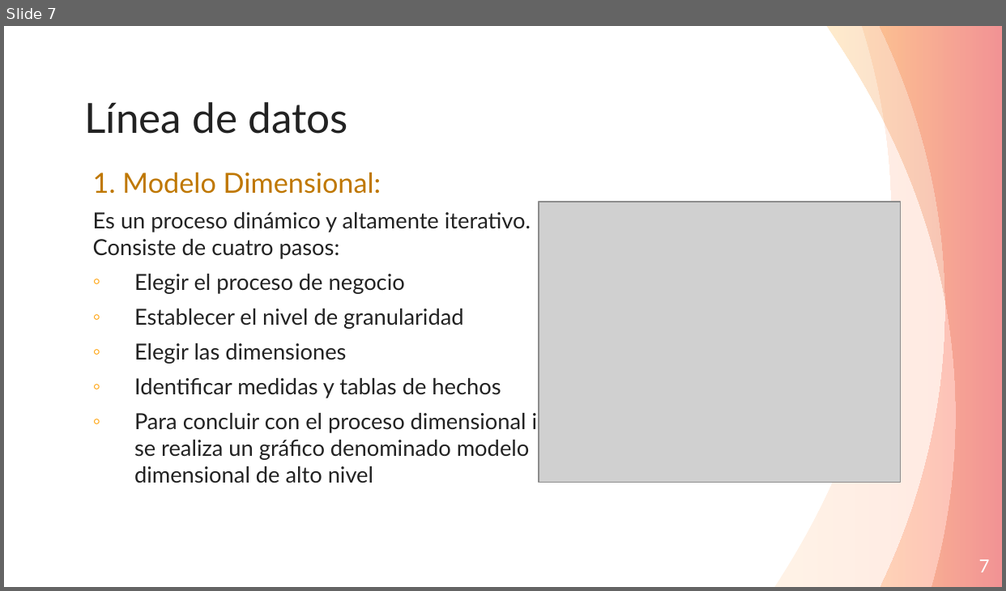
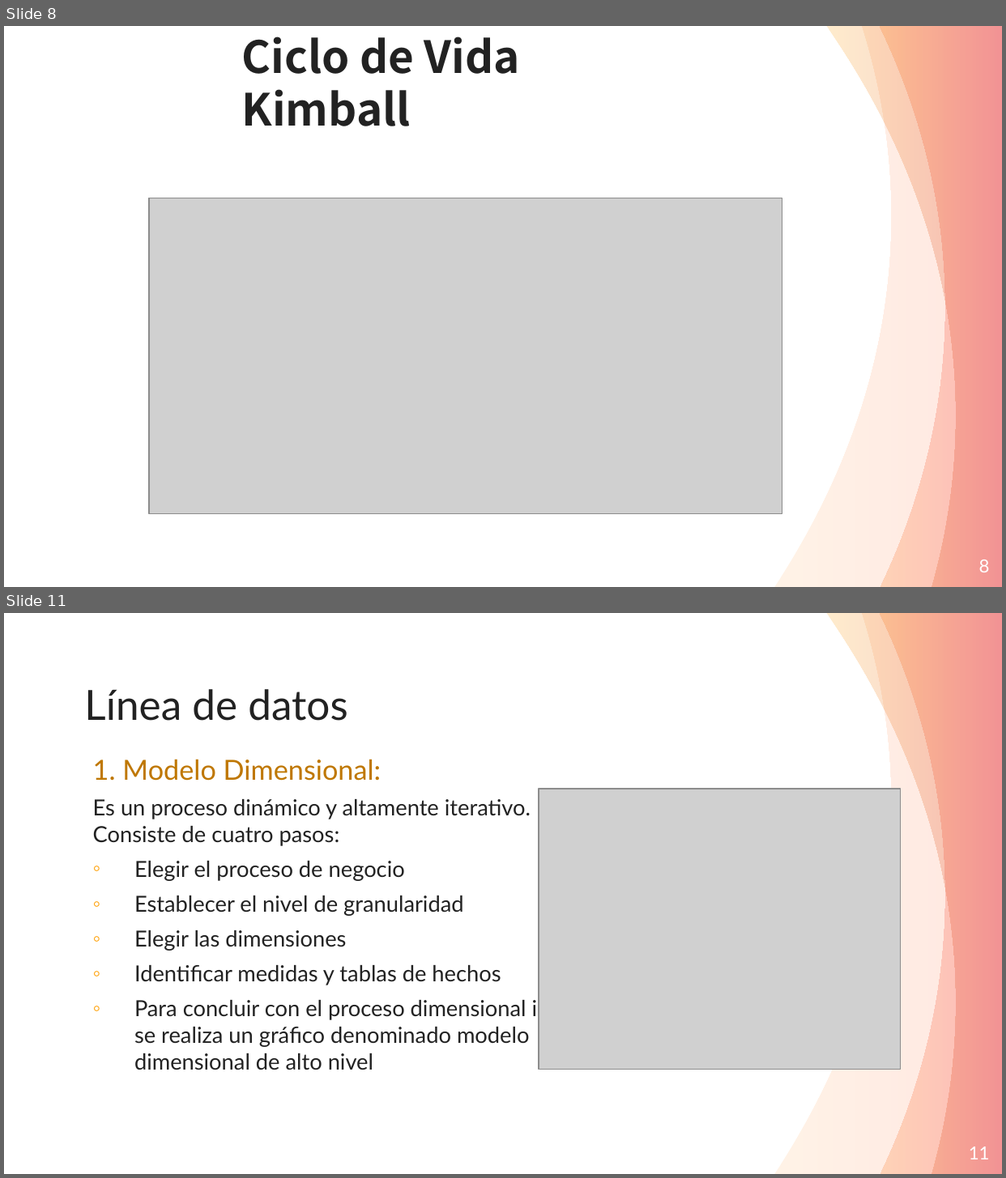
Before and after one commit to Andre-Reinoso/Inmon-vs-Kimball, a slide deck: Inmon-vs-Kimball.pptx. Shown one above the other, each under a label of ours: slide 7 before the commit, slides 8 and 11 after it; the slides between them are not shown. The pictures are 1006x591 and 1006x1178 pixels, drawn with LibreOffice and Linux fonts; fonts in the diff are those of the drawing; grey boxes stand for pictures. Boxes give left, top, right and bottom in pixels: in the first picture for what was removed or moved away, otherwise in the second. Text is boxed around its words. In the diff, an @@ line names an element or a change of style, - is before the commit and + after.

Commit message:
kimball

```diff
--- a/Inmon-vs-Kimball.pptx
+++ b/Inmon-vs-Kimball.pptx
@@ slide 8 added at bbox=[4, 26, 1002, 587], background #FFFFFF; not listed: 3 template elements that a slide beside it also shows @@
@@ title added at bbox=[242, 37, 520, 126], 32 pt, text #222222, bold @@
+Ciclo de Vida Kimball
@@ picture added at bbox=[149, 199, 782, 514] @@
@@ page number added at bbox=[979, 560, 990, 573], 13 pt, text #FFFFFF @@
+8
@@ what was slide 7 is now slide 11 @@
@@ page number at bbox=[969, 1147, 990, 1160]: text changed @@
-7
+11
```
Also in this commit, not shown: 4 other slides added, 1 slide removed.
